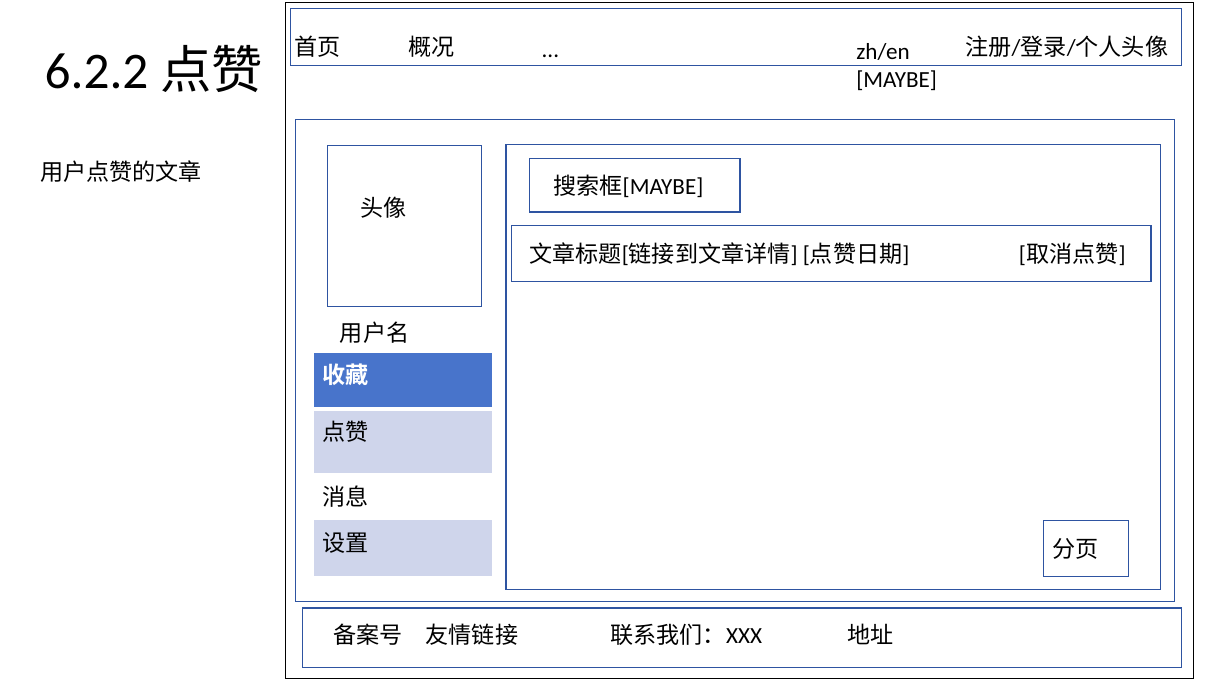
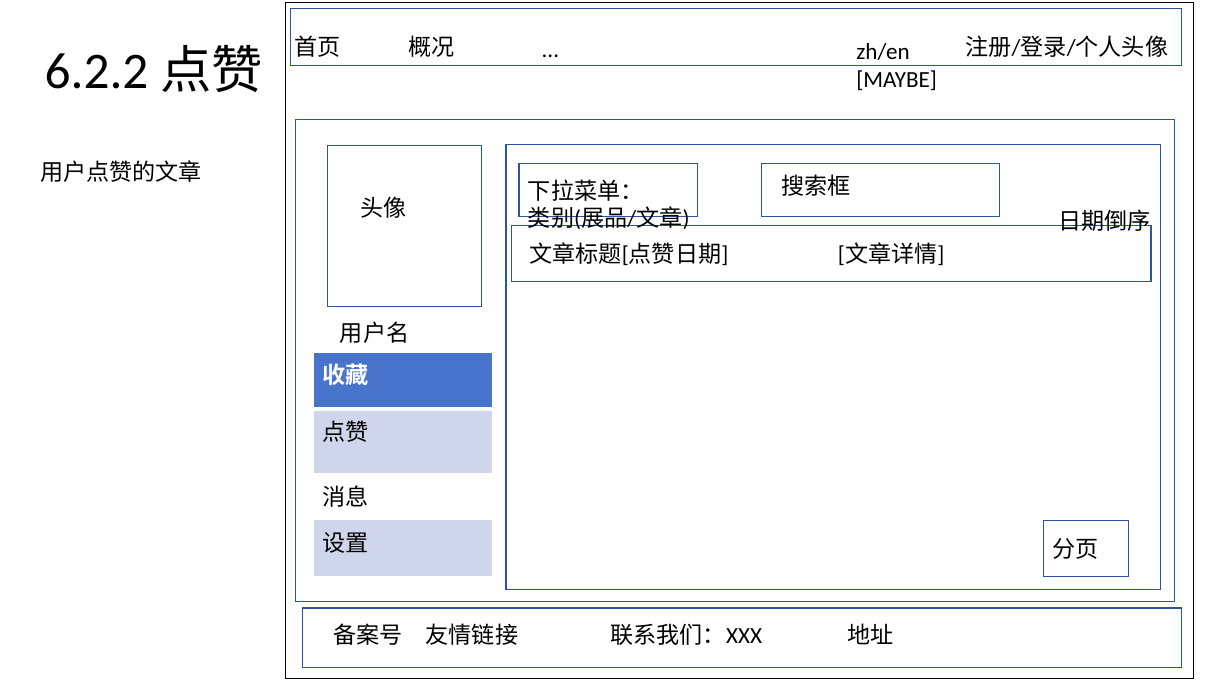
Before and after one commit to user14412/MCM, a slide deck: slide 19 of 其他/项目前端设计.pptx. Drawn at 1232x693 pixels with LibreOffice and Linux fonts; fonts in the diff are those of the drawing. Boxes give left, top, right and bottom in pixels: in the first picture for what was removed or moved away, otherwise in the second. Text is boxed around its words. In the diff, an @@ line names an element or a change of style, - is before the commit and + after.

```diff
--- a/其他/项目前端设计.pptx
+++ b/其他/项目前端设计.pptx
@@ rectangle added at <box>519,164,699,217</box>, outline #2E54A1 1 pt @@
@@ text added at <box>528,179,690,229</box>, 18 pt, text #000000 @@
+下拉菜单：
+类别(展品/文章)
@@ rectangle: place and size @@
-rectangle at <box>530,159,740,213</box>
+rectangle at <box>762,164,1000,217</box>
@@ text at <box>781,174,850,196</box>: text changed @@
-搜索框[MAYBE]
+搜索框
@@ text added at <box>1058,209,1150,231</box>, 18 pt, text #000000 @@
+日期倒序
@@ text at <box>529,242,945,265</box>: text changed @@
-文章标题[链接到文章详情] [点赞日期] [取消点赞]
+文章标题[点赞日期] [文章详情]
```
Also in this commit, not shown: 18 other files.
